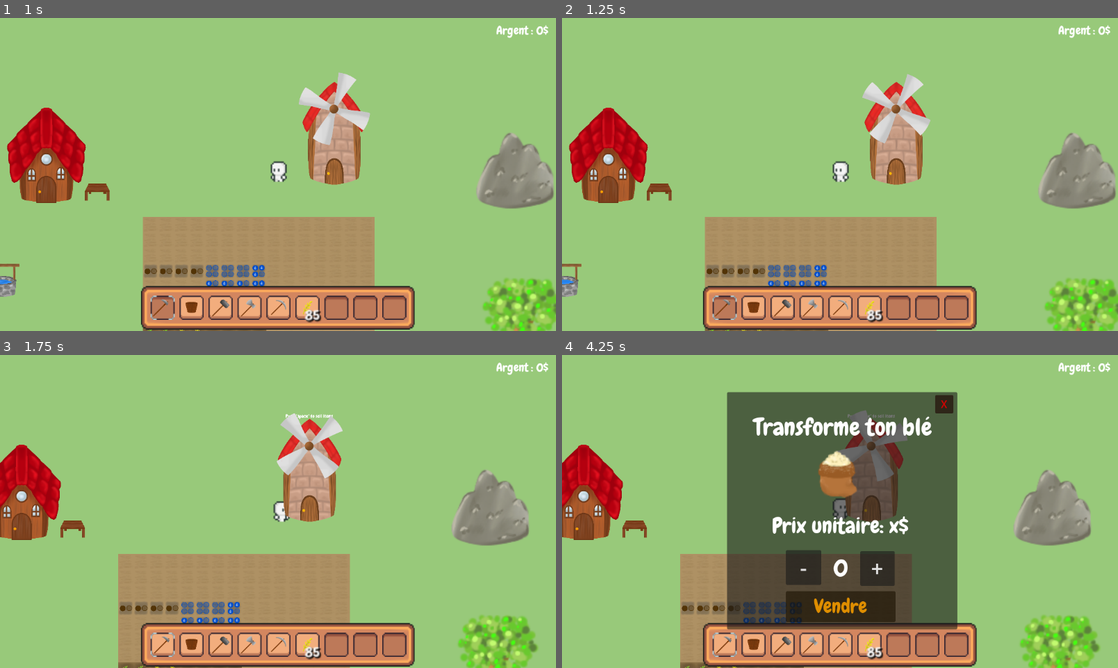
Above: before the commit, frames 1-4 (two rows, left to right).
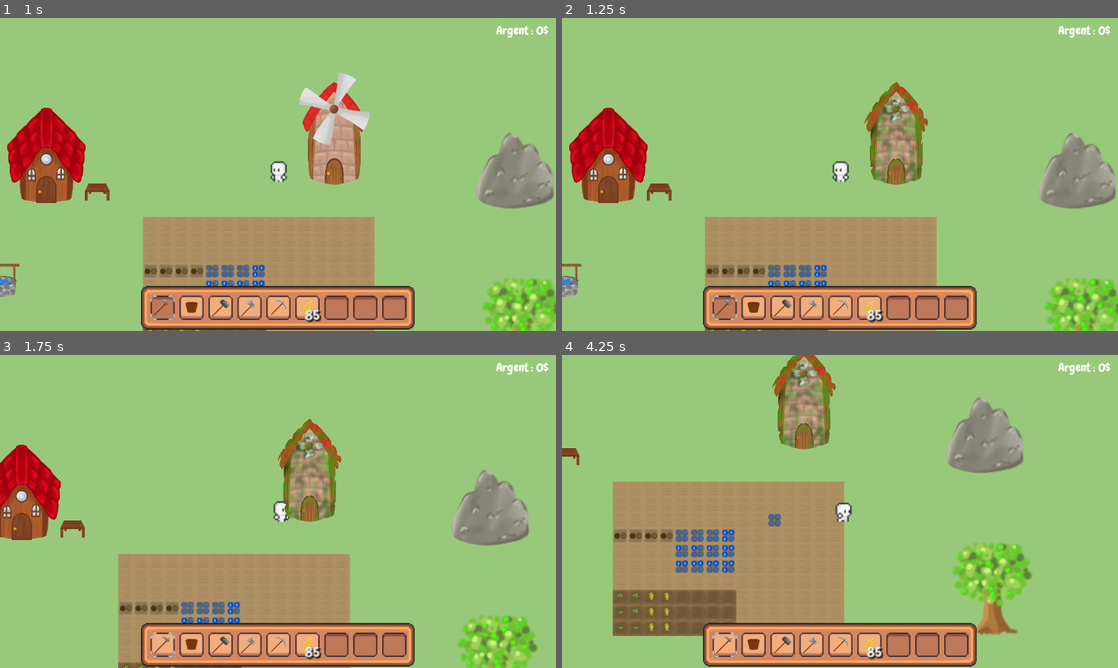
Above: after the commit, the same moments.

Repository: LaClimSx/Back-to-the-roots
Game: Godot game, scene res://Scenes/world.tscn
The game is run twice, just before and just after one commit, with the same random seed, the same clock (stepped at 60 frames per second) and the same inputs.
Inputs (mouse positions are in pixels of both pictures, inside the frame that each line leads up to):
- Up to frame 1 (1 s): click (161, 309) at 0.5 s
- Up to frame 2 (1.25 s): no input
- Up to frame 3 (1.75 s): move the mouse to (400, 495) at 1.27 s; hold Right (move_right) from 1.28 s (still down); hold Space (Interact) from 1.28 s (still down); click (400, 495) at 1.42 s; tap R (Repair) at 1.55 s
- Up to frame 4 (4.25 s): release Right (move_right) at 2 s; release Space (Interact) at 2 s; click (751, 646) at 2 s; tap Space (Interact) at 2.75, 3.05, 3.5 s; move the mouse to (728, 527) at 2.77 s; hold Down (move_down) 2.78-3.53 s; tap R (Repair) at 2.85, 3.8 s; move the mouse to (895, 442) at 3.52 s; hold Right (move_right) from 3.53 s (still down); hold Space (Interact) from 3.53 s (still down)

Frame 1 is identical in both runs. In frame 2, 2.5% of the frame differs, in the area x 54-67%, y 18-54%; in frame 3, 2.5%; in frame 4, 54%, in the area x 0-97%, y 0-100%.

Commit message:
feat: refactor well

Diff:
--- a/Scenes/moulin.tscn
+++ b/Scenes/moulin.tscn
@@ -194,6 +194,8 @@
 y_sort_enabled = true
 scale = Vector2(0.1, 0.1)
 script = ExtResource("1_lnxlr")
+max_durability = 50
+loss_dura_by_tic = 500
 
 [node name="AnimatedSprite2D" type="AnimatedSprite2D" parent="."]
 y_sort_enabled = true
--- a/Scenes/puit.tscn
+++ b/Scenes/puit.tscn
@@ -1,5 +1,6 @@
-[gd_scene load_steps=21 format=3 uid="uid://d0ob0p02raj3k"]
+[gd_scene load_steps=23 format=3 uid="uid://d0ob0p02raj3k"]
 
+[ext_resource type="Script" path="res://Scripts/puit.gd" id="1_6cmja"]
 [ext_resource type="Texture2D" uid="uid://bo6k16lv8jpub" path="res://Assets/Bâtiments/Puits/Sans titre 43_20241017124148.png" id="1_a1vh7"]
 [ext_resource type="Texture2D" uid="uid://cmhw880gnqblq" path="res://Assets/Bâtiments/Puits/Sans titre 43_20241017124847.png" id="1_nvf6j"]
 [ext_resource type="Texture2D" uid="uid://db2if80l7d3ti" path="res://Assets/Bâtiments/Puits/Sans titre 43_20241017124855.png" id="2_e0in1"]
@@ -17,60 +18,8 @@
 [ext_resource type="Texture2D" uid="uid://ch57dq37he06t" path="res://Assets/Bâtiments/Puits/Sans titre 43_20241017124449.png" id="8_bm5yp"]
 [ext_resource type="Texture2D" uid="uid://6xwmr5o2u175" path="res://Assets/Bâtiments/Puits/Sans titre 43_20241017124935.png" id="8_j4wax"]
 [ext_resource type="Texture2D" uid="uid://c1ks6svsqjvpx" path="res://Assets/Bâtiments/Puits/Sans titre 43_20241017125812.png" id="17_3sn8x"]
-
-[sub_resource type="GDScript" id="GDScript_mn58l"]
-script/source = "extends StaticBody2D
-
-@export var max_health = 5000
-@export var loss_health_by_tic = 100
-var health = max_health
-var player_inside : bool = false
-
-enum STATE {broken, mid, good}
-var state: STATE = STATE.good
-
-# Called when the node enters the scene tree for the first time.
-func _ready() -> void:
-	health = max_health
-
-
-# Called every frame. 'delta' is the elapsed time since the previous frame.
-func _process(delta: float) -> void:
-	if(health > max_health/2):
-		$AnimatedSprite2D.play(\"puit_bon\")
-	elif(health==0):
-		$AnimatedSprite2D.play(\"puit_cassé\")
-		state = STATE.broken
-	else:
-		$AnimatedSprite2D.play(\"puit_abimé\")
-		state = STATE.mid
-
-	if player_inside && Input.is_action_just_released(\"Interact\"):
-		var selected_item : Item = Global.inventory_gui.get_selected_item()
-		if selected_item && selected_item.name == \"bucket\" && selected_item.state > 0 :
-			if state == STATE.good:
-				selected_item.fillBucket(4)
-			elif state == STATE.mid:
-				selected_item.fillBucket(2)
-			Global.inventory_gui.update()
-
-
-func _on_world_timer_timeout() -> void:
-	health -= loss_health_by_tic
-	health = clamp(health, 0, max_health)
-
-
-func _on_area_2d_body_entered(body):
-	if body.name == \"Player\" && health>0:
-		#$\"Repair label\".show()
-		player_inside = true
-
-
-
-func _on_area_2d_body_exited(body):
-	#$\"Repair label\".hide()
-	player_inside = false
-"
+[ext_resource type="PackedScene" uid="uid://duq7v03be7qs2" path="res://Scenes/repair_label.tscn" id="19_ve3d1"]
+[ext_resource type="FontFile" uid="uid://ccu6jholutsm4" path="res://Assets/Fonts/Chewy-Regular.ttf" id="20_v3xk7"]
 
 [sub_resource type="SpriteFrames" id="SpriteFrames_2ngp2"]
 animations = [{
@@ -147,7 +96,7 @@
 
 [node name="Puit" type="StaticBody2D"]
 scale = Vector2(0.06, 0.06)
-script = SubResource("GDScript_mn58l")
+script = ExtResource("1_6cmja")
 
 [node name="AnimatedSprite2D" type="AnimatedSprite2D" parent="."]
 position = Vector2(-1, -24)
@@ -167,5 +116,16 @@
 rotation = -1.57079
 shape = SubResource("CapsuleShape2D_ipkyw")
 
-[connection signal="body_entered" from="Area2D" to="." method="_on_area_2d_body_entered"]
-[connection signal="body_exited" from="Area2D" to="." method="_on_area_2d_body_exited"]
+[node name="Repair label" parent="." instance=ExtResource("19_ve3d1")]
+offset_left = -246.667
+offset_top = -466.667
+offset_right = 240.333
+offset_bottom = -401.667
+theme_override_fonts/font = ExtResource("20_v3xk7")
+theme_override_font_sizes/font_size = 50
+text = "Appuyez sur R pour réparer"
+horizontal_alignment = 1
+vertical_alignment = 1
+
+[connection signal="body_entered" from="Area2D" to="." method="enter_area"]
+[connection signal="body_exited" from="Area2D" to="." method="exit_area"]
--- a/Scenes/world.tscn
+++ b/Scenes/world.tscn
@@ -118,7 +118,7 @@
 
 [connection signal="moneyUpdated" from="CanvasLayer/Inventory" to="CanvasLayer" method="_on_inventory_money_updated"]
 [connection signal="timeout" from="worldTimer" to="LayerGroup/Crops" method="_on_world_timer_timeout"]
-[connection signal="timeout" from="worldTimer" to="Puit" method="_on_world_timer_timeout"]
+[connection signal="timeout" from="worldTimer" to="Puit" method="timer_timeout"]
 [connection signal="timeout" from="worldTimer" to="Etabli" method="_on_world_timer_timeout"]
 [connection signal="timeout" from="worldTimer" to="Moulin" method="_on_world_timer_timeout"]
 [connection signal="timeout" from="worldTimer" to="House" method="_on_world_timer_timeout"]
--- /dev/null
+++ b/Scripts/puit.gd
@@ -0,0 +1,33 @@
+extends Building
+
+
+# Called when the node enters the scene tree for the first time.
+func _ready():
+	interactable = true
+	corresponding_item_name = "bucket"
+	reparable = true
+	repair_label = get_node("Repair label")
+	interact_label = null
+	super()
+
+
+# Called every frame. 'delta' is the elapsed time since the previous frame.
+func _process(delta):
+	super(delta)
+
+func animate():
+	match state:
+		STATE.good:
+			$AnimatedSprite2D.play("puit_bon")
+		STATE.mid:
+			$AnimatedSprite2D.play("puit_abimé")
+		STATE.broken:
+			$AnimatedSprite2D.play("puit_cassé")
+			repair_label.hide()
+
+func interact():
+	if state == STATE.good:
+		selected_item.fillBucket(4)
+	elif state == STATE.mid:
+		selected_item.fillBucket(2)
+	Global.inventory_gui.update()
--- /dev/null
+++ b/Scripts/puit_old.gd
@@ -0,0 +1,51 @@
+extends StaticBody2D
+
+@export var max_health = 5000
+@export var loss_health_by_tic = 100
+var health = max_health
+var player_inside : bool = false
+
+enum STATE {broken, mid, good}
+var state: STATE = STATE.good
+
+# Called when the node enters the scene tree for the first time.
+func _ready() -> void:
+	health = max_health
+
+
+# Called every frame. 'delta' is the elapsed time since the previous frame.
+func _process(delta: float) -> void:
+	if(health > max_health/2):
+		$AnimatedSprite2D.play("puit_bon")
+	elif(health==0):
+		$AnimatedSprite2D.play("puit_cassé")
+		state = STATE.broken
+	else:
+		$AnimatedSprite2D.play("puit_abimé")
+		state = STATE.mid
+
+	if player_inside && Input.is_action_just_released("Interact"):
+		var selected_item : Item = Global.inventory_gui.get_selected_item()
+		if selected_item && selected_item.name == "bucket" && selected_item.state > 0 :
+			if state == STATE.good:
+				selected_item.fillBucket(4)
+			elif state == STATE.mid:
+				selected_item.fillBucket(2)
+			Global.inventory_gui.update()
+
+
+func _on_world_timer_timeout() -> void:
+	health -= loss_health_by_tic
+	health = clamp(health, 0, max_health)
+
+
+func _on_area_2d_body_entered(body):
+	if body.name == "Player" && health>0:
+		#$"Repair label".show()
+		player_inside = true
+
+
+
+func _on_area_2d_body_exited(body):
+	#$"Repair label".hide()
+	player_inside = false
